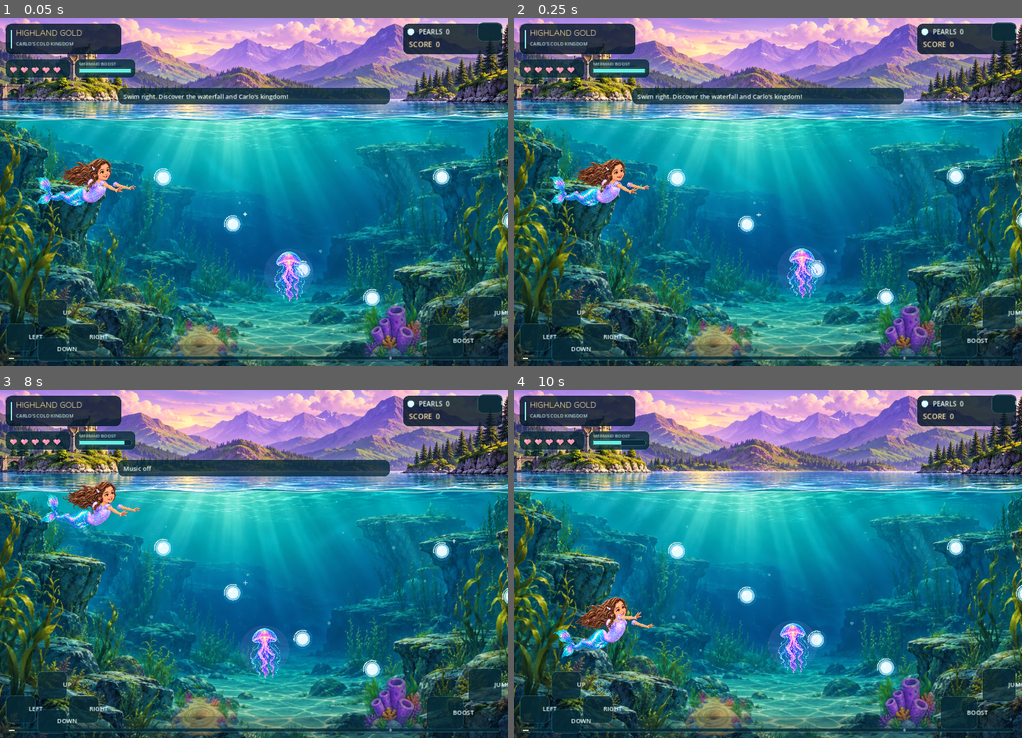
Above: before the commit, frames 1-4 (two rows, left to right).
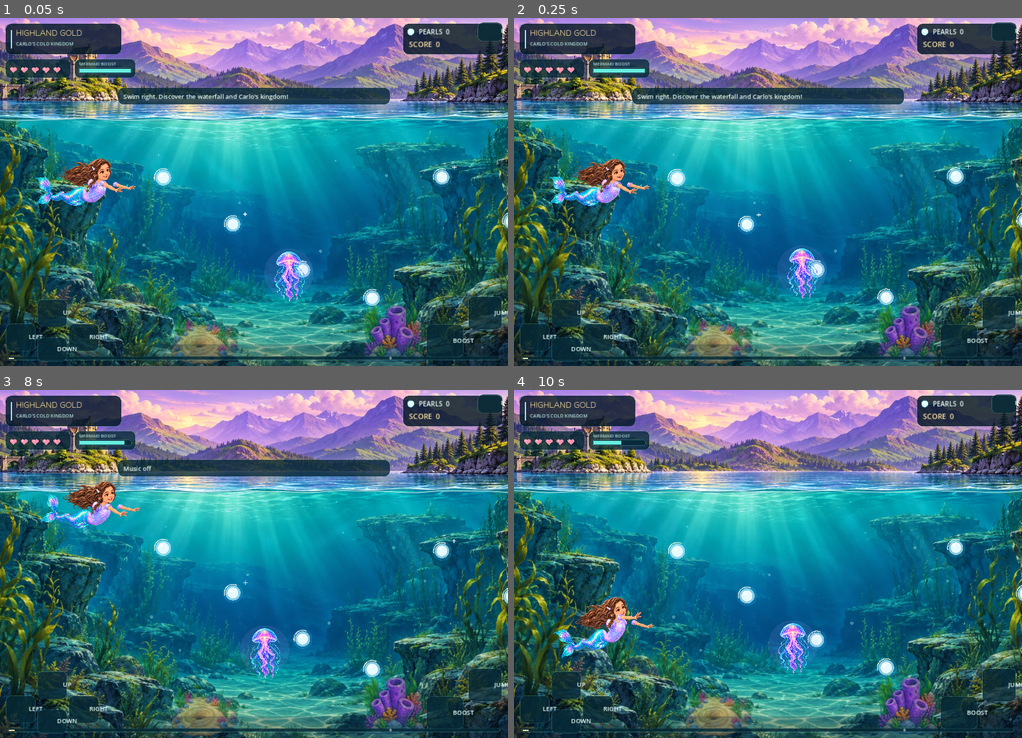
Above: after the commit, the same moments.

Repository: skhaze94-cloud/MermaidADVENTURE
Game: Godot game, scene res://godot/highland_level.tscn
Same seed, same stepped clock (60 frames per second), same inputs: the game is played once before the commit and once after it.
Inputs (mouse positions are in pixels of both pictures, inside the frame that each line leads up to):
- Up to frame 1 (0.05 s): no input
- Up to frame 2 (0.25 s): no input
- Up to frame 3 (8 s): tap Enter at 0.5, 2, 3.5 s; move the mouse to (365, 546) at 0.52 s; hold Right 0.53-1.25 s; tap P at 0.6, 6.6 s; click (365, 546) at 0.67 s; tap Space at 0.77, 1.25, 2.75, 3.77, 4.25, 6.77 s; drag from (152, 581) to (228, 633) at 1.27 s; move the mouse to (304, 487) at 2.02 s; hold Right 2.03-2.75 s; tap Shift at 2.1 s; drag from (228, 633) to (101, 511) at 2.77 s; move the mouse to (406, 616) at 3.52 s; hold Left 3.53-4.25 s; tap B at 3.6 s; drag from (101, 511) to (177, 477) at 4.27 s; move the mouse to (279, 564) at 5.02 s; hold Down 5.03-5.75 s; tap M at 5.1 s; click (279, 564) at 5.17 s; drag from (177, 477) to (152, 581) at 5.77 s; move the mouse to (365, 546) at 6.52 s; hold Up 6.53-7.25 s; drag from (152, 581) to (228, 633) at 7.27 s
- Up to frame 4 (10 s): move the mouse to (818, 487) at 8.02 s; hold Down 8.03-8.75 s; tap Shift at 8.1 s; drag from (742, 633) to (615, 511) at 8.77 s; move the mouse to (920, 616) at 9.52 s; hold Up from 9.53 s (still down); tap B at 9.6 s; click (920, 616) at 9.67 s; tap Space at 9.77 s

The runs differ from the first frame. In frame 1, less than 0.1% of the frame differs, in the area x 71-84%, y 81-99%; in frame 2, 0.1%; in frame 3, 0.2%, in the area x 33-84%, y 80-99%; in frame 4, 0.1%.

Commit message:
Godot v0.5: 24Hz visible-only reef swaying and thresholded parallax placement

Diff:
--- a/godot/world_depth.gd
+++ b/godot/world_depth.gd
@@ -18,6 +18,13 @@
 var grotto := false
 var reduced_motion := false
 var tone := 0.0
+var last_camera := -100000.0
+var last_grotto := false
+var last_reduced := false
+var animation_accumulator := 0.0
+var animation_clock := 0.0
+var placement_updates := 0
+var sway_updates := 0
 
 func _ready() -> void:
     z_index = -3
@@ -80,17 +87,45 @@
     background.position = Vector2(-50.0, -12.0)
     background.size = screen_size + Vector2(120.0, 40.0)
     background_material.set_shader_parameter("surface_y", clampf(WATER_LINE / maxf(screen_size.y, 1.0), 0.0, 0.7))
+    last_camera = -100000.0
     set_camera(camera_x, grotto, reduced_motion)
+
+func _process(delta: float) -> void:
+    if reduced_motion:
+        return
+    animation_clock += minf(delta, 0.05)
+    animation_accumulator += minf(delta, 0.05)
+    if animation_accumulator < 1.0 / 24.0:
+        return
+    animation_accumulator = 0.0
+    sway_updates += 1
+    # Animate only visible plants, never the full 58-sprite level.
+    for entry in far_entries:
+        var sprite: Sprite2D = entry["sprite"]
+        if sprite.visible:
+            sprite.rotation = sin(animation_clock * 1.16 + float(entry["phase"])) * 0.015
+    for entry in middle_entries:
+        var sprite: Sprite2D = entry["sprite"]
+        if sprite.visible:
+            sprite.rotation = sin(animation_clock * 1.27 + float(entry["phase"])) * 0.026
 
 func set_camera(world_camera: float, is_grotto: bool, reduce_motion: bool) -> void:
     camera_x = world_camera
     grotto = is_grotto
     reduced_motion = reduce_motion
+    var profile_changed := last_grotto != grotto or last_reduced != reduced_motion
+    if profile_changed:
+        background_material.set_shader_parameter("grotto_mix", 1.0 if grotto else 0.0)
+        background_material.set_shader_parameter("motion_enabled", 0.0 if reduced_motion else 1.0)
+        last_grotto = grotto
+        last_reduced = reduced_motion
+    # Ignore subpixel camera changes: the current scene already moves smoothly.
+    if absf(camera_x - last_camera) < 2.0:
+        return
+    last_camera = camera_x
+    placement_updates += 1
     background_material.set_shader_parameter("camera_progress",
         clampf(camera_x / maxf(1.0, LEVEL_WIDTH - screen_size.x), 0.0, 1.0))
-    background_material.set_shader_parameter("grotto_mix", 1.0 if grotto else 0.0)
-    background_material.set_shader_parameter("motion_enabled", 0.0 if reduced_motion else 1.0)
-    # One depth-perceived image parallax. No duplicate backdrop layers.
     background.position.x = -50.0 - camera_x / LEVEL_WIDTH * 24.0
     for entry in far_entries:
         _position_entry(entry)
